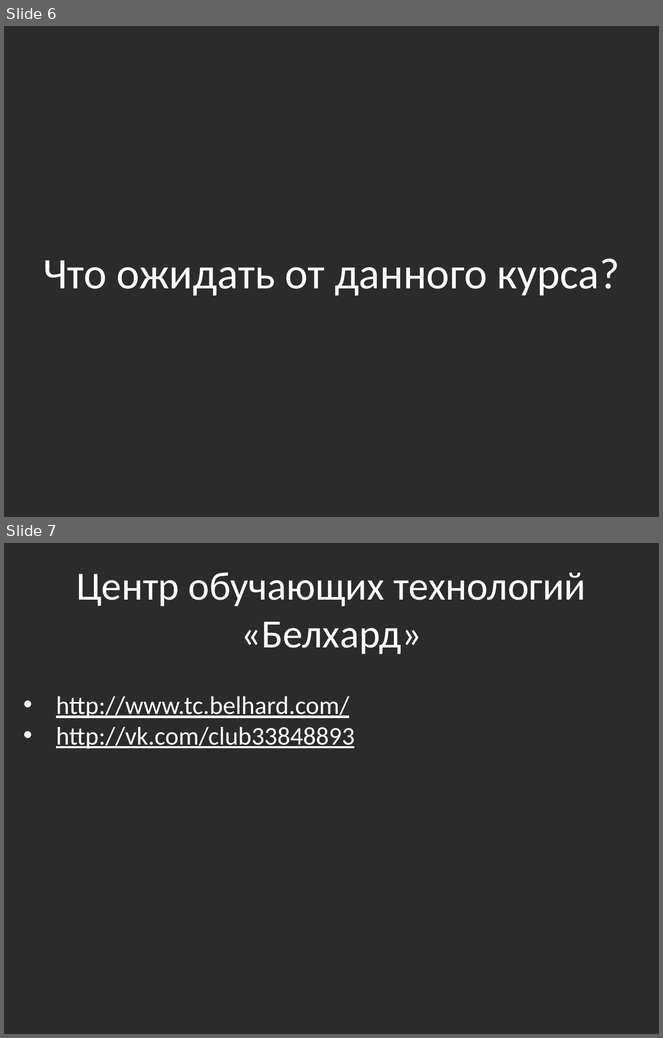
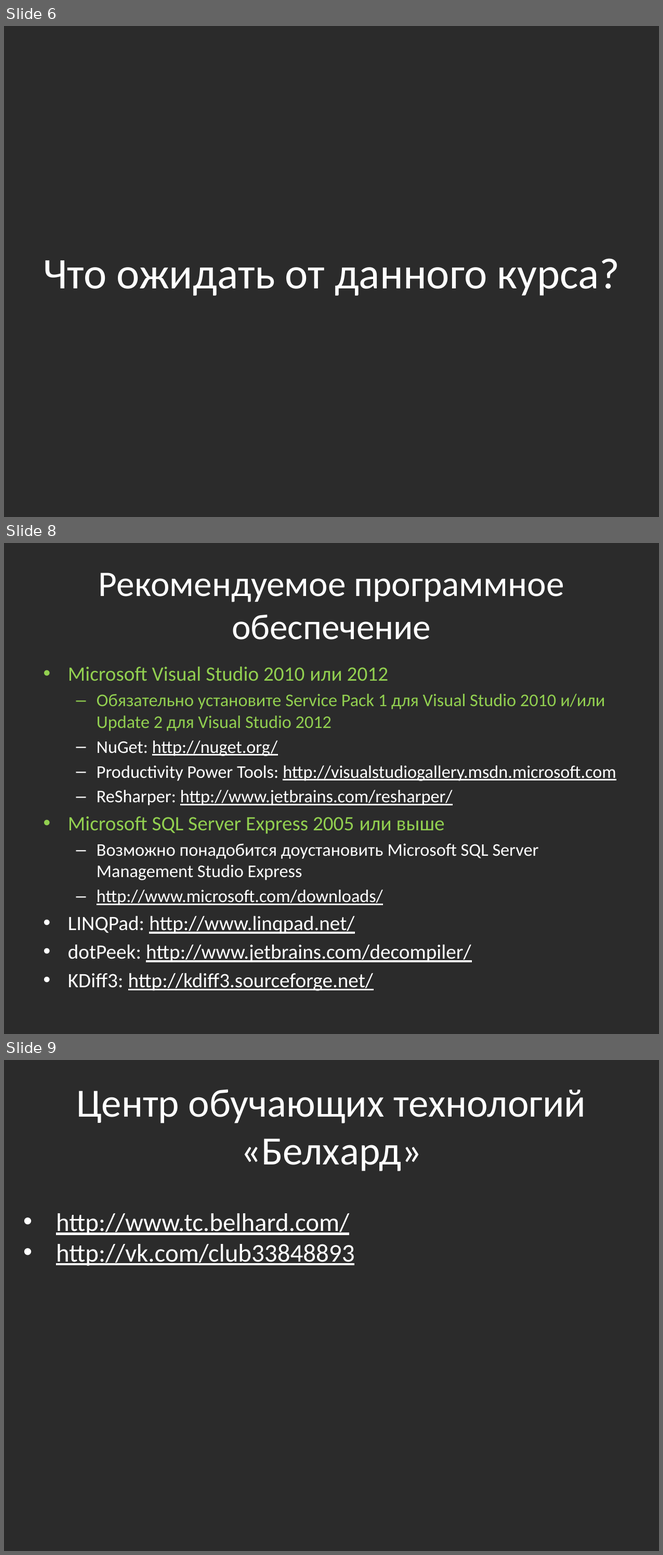
Before and after one commit to bazile/Training, a slide deck: Presentation/intro.pptx. Shown one above the other, each under a label of ours: slides 6 and 7 before the commit, slides 6, 8 and 9 after it; the slides between them are not shown. The pictures are 663x1038 and 663x1555 pixels, drawn with LibreOffice and Linux fonts; fonts in the diff are those of the drawing; background and template pictures are left out; a plain dark background stands for a picture behind light text. Boxes give left, top, right and bottom in pixels: in the first picture for what was removed or moved away, otherwise in the second. Text is boxed around its words. In the diff, an @@ line names an element or a change of style, - is before the commit and + after.

```diff
--- a/Presentation/intro.pptx
+++ b/Presentation/intro.pptx
@@ slide 8 added at (4, 543, 659, 1034), background picture (left out) @@
@@ title added at (99, 573, 564, 640), 39.6 pt, text #FFFFFF @@
+Рекомендуемое программное обеспечение
@@ text added at (68, 667, 616, 991), 19.6 pt, text #FFFFFF @@
+• Microsoft Visual Studio 2010 или 2012
+  – Обязательно установите Service Pack 1 для Visual Studio 2010 и/или Update 2 для Visual Studio 2012
+  – NuGet: http://nuget.org/
+  – Productivity Power Tools: http://visualstudiogallery.msdn.microsoft.com
+  – ReSharper: http://www.jetbrains.com/resharper/
+• Microsoft SQL Server Express 2005 или выше
+  – Возможно понадобится доустановить Microsoft SQL Server Management Studio Express
+  – http://www.microsoft.com/downloads/
+• LINQPad: http://www.linqpad.net/
+• dotPeek: http://www.jetbrains.com/decompiler/
+• KDiff3: http://kdiff3.sourceforge.net/
@@ what was slide 7 is now slide 9 @@
```
Also in this commit, not shown: 1 other slide added, 1 slide removed, 5 other files.
